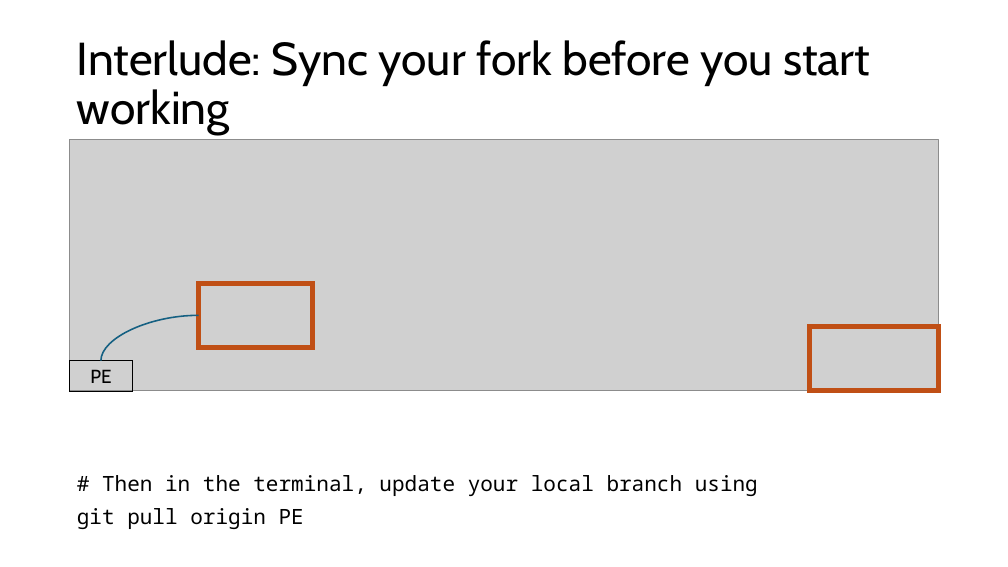
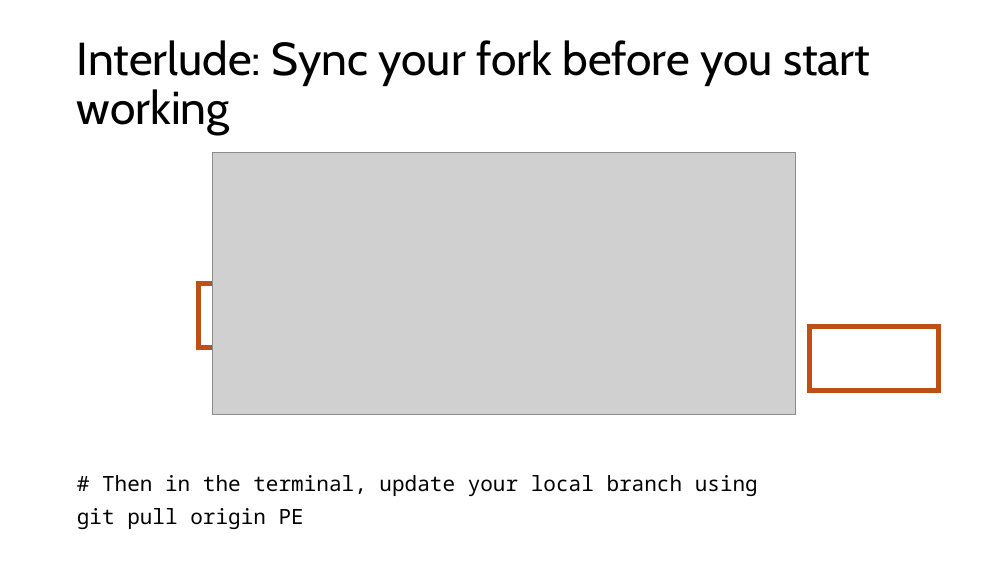
Before and after one commit to PrincetonUniversity/specfempp-notes, a slide deck: slide 12 of presentations/2025/03/Princeton_LLNL_Hackathon/Git_development_Workflow.pptx (slide 10 before the commit). Drawn at 1008x567 pixels with LibreOffice and Linux fonts; fonts in the diff are those of the drawing; grey boxes stand for pictures. Boxes give left, top, right and bottom in pixels: in the first picture for what was removed or moved away, otherwise in the second. Text is boxed around its words. In the diff, an @@ line names an element or a change of style, - is before the commit and + after.

```diff
--- a/presentations/2025/03/Princeton_LLNL_Hackathon/Git_development_Workflow.pptx
+++ b/presentations/2025/03/Princeton_LLNL_Hackathon/Git_development_Workflow.pptx
@@ picture: place and size @@
-picture at box(70, 140, 939, 391)
+picture at box(212, 153, 796, 414)
@@ curved line removed from (101, 361) to (199, 315) @@
@@ rectangle removed at box(70, 361, 133, 392) @@
-PE
```
Also in this commit, not shown: 6 other slides changed, 3 slides added, 1 slide removed.
